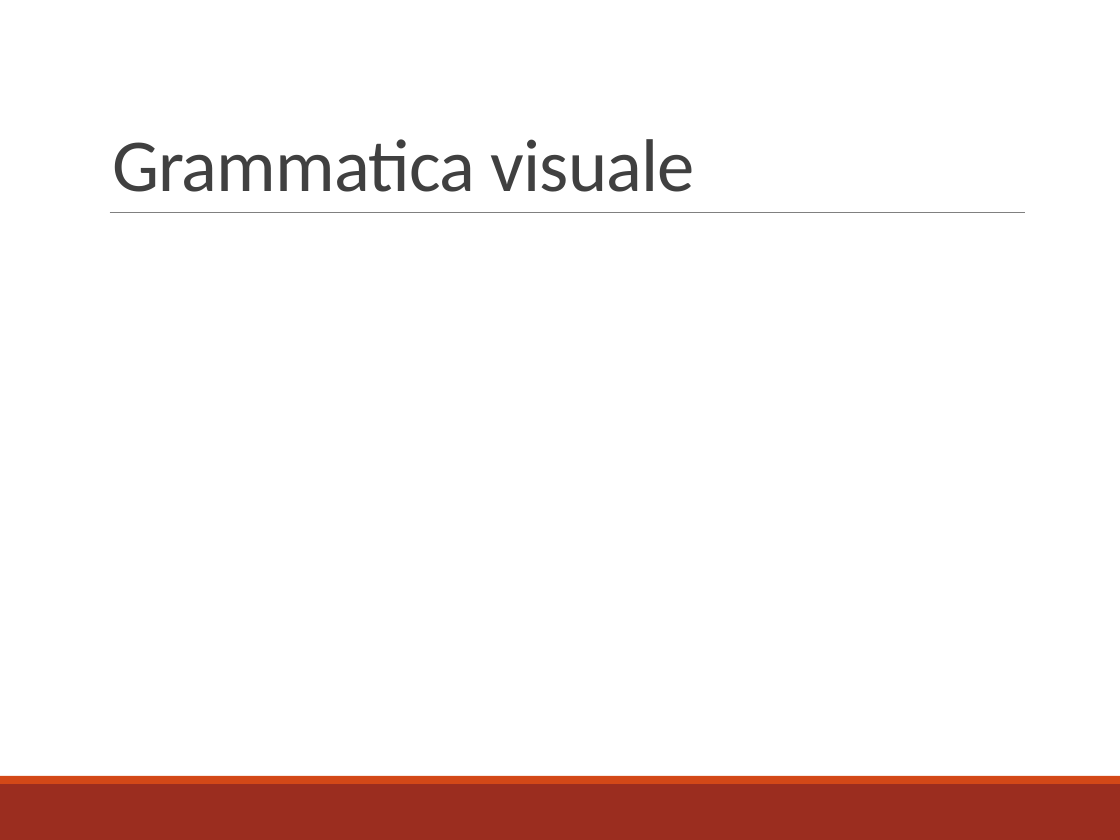
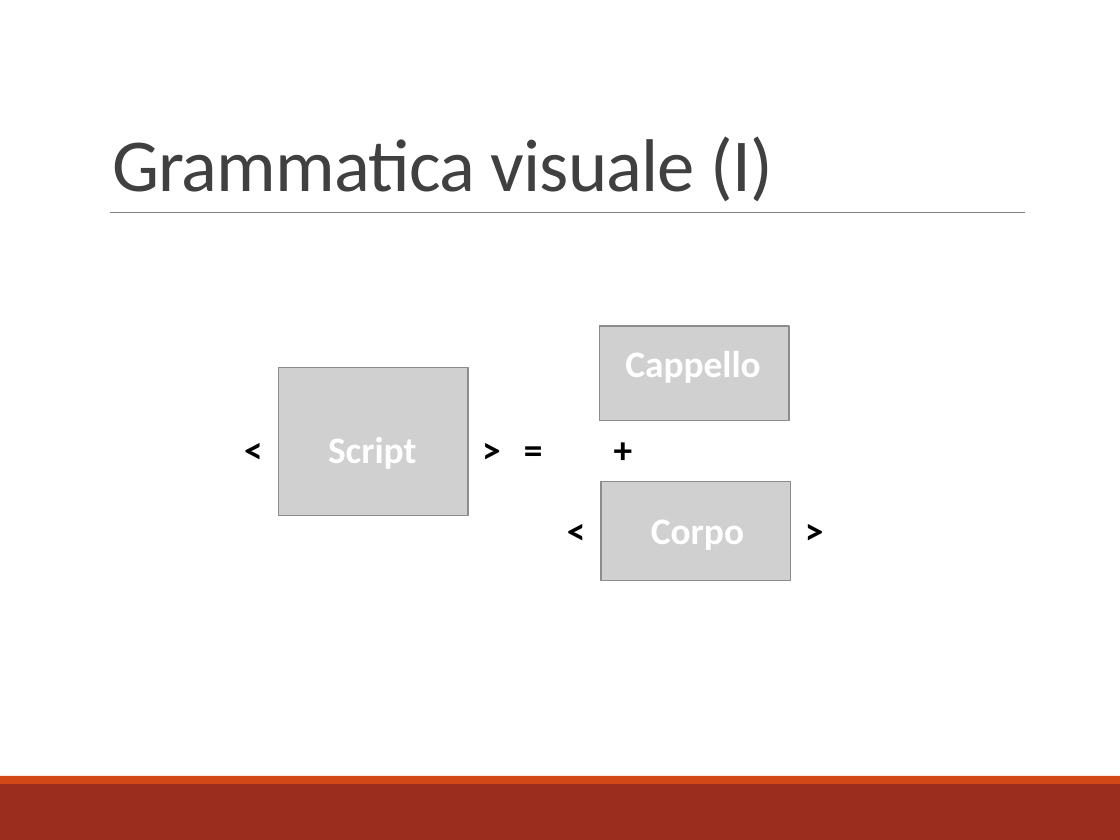
Before and after one commit to mbosc/scartch, a slide deck: slide 11 of Presentazione.pptx (slide 8 before the commit). Drawn at 1120x840 pixels with LibreOffice and Linux fonts; fonts in the diff are those of the drawing; grey boxes stand for pictures. Boxes give left, top, right and bottom in pixels: in the first picture for what was removed or moved away, otherwise in the second. Text is boxed around its words. In the diff, an @@ line names an element or a change of style, - is before the commit and + after.

```diff
--- a/Presentazione.pptx
+++ b/Presentazione.pptx
@@ title at (x1=112, y1=136, x2=773, y2=201): text changed @@
-Grammatica visuale
+Grammatica visuale (I)
@@ picture added at (x1=599, y1=326, x2=790, y2=421) @@
@@ text added at (x1=625, y1=351, x2=760, y2=382), 24 pt, text #FFFFFF, bold @@
+Cappello
@@ picture added at (x1=278, y1=367, x2=468, y2=515) @@
@@ text added at (x1=233, y1=421, x2=513, y2=477), 24 pt, text #000000, bold @@
+< >
@@ text added at (x1=328, y1=437, x2=416, y2=468), 24 pt, text #FFFFFF, bold @@
+Script
@@ text added at (x1=513, y1=421, x2=554, y2=477), 24 pt, text #000000, bold @@
+=
@@ text added at (x1=603, y1=421, x2=644, y2=477), 24 pt, text #000000, bold @@
++
@@ text added at (x1=556, y1=502, x2=836, y2=558), 24 pt, text #000000, bold @@
+< >
@@ picture added at (x1=601, y1=482, x2=792, y2=580) @@
@@ text added at (x1=651, y1=520, x2=744, y2=549), 24 pt, text #FFFFFF, bold @@
+Corpo
```
Also in this commit, not shown: 6 other slides changed, 11 slides added, 1 slide removed, 18 other files.
